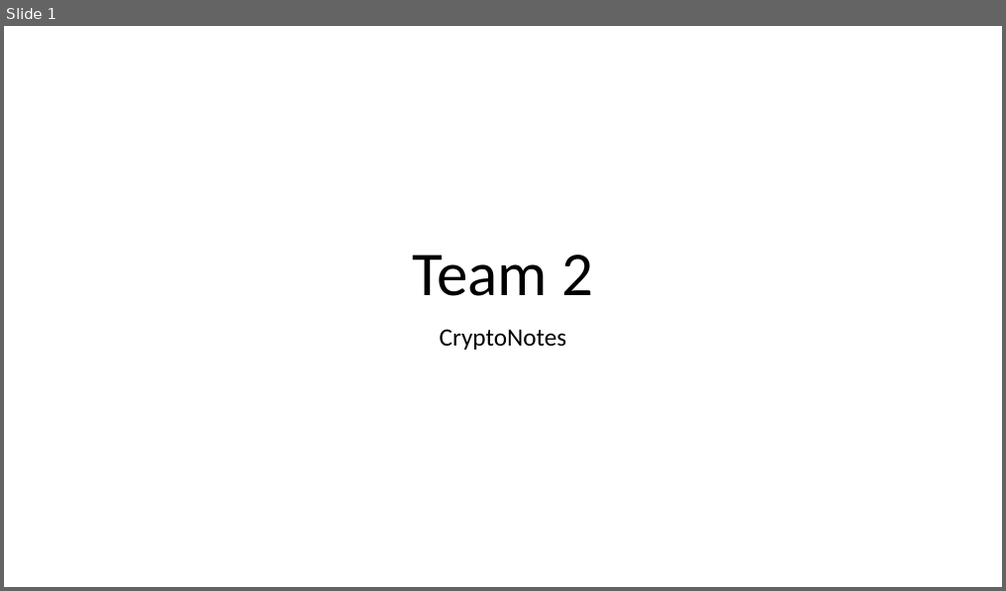
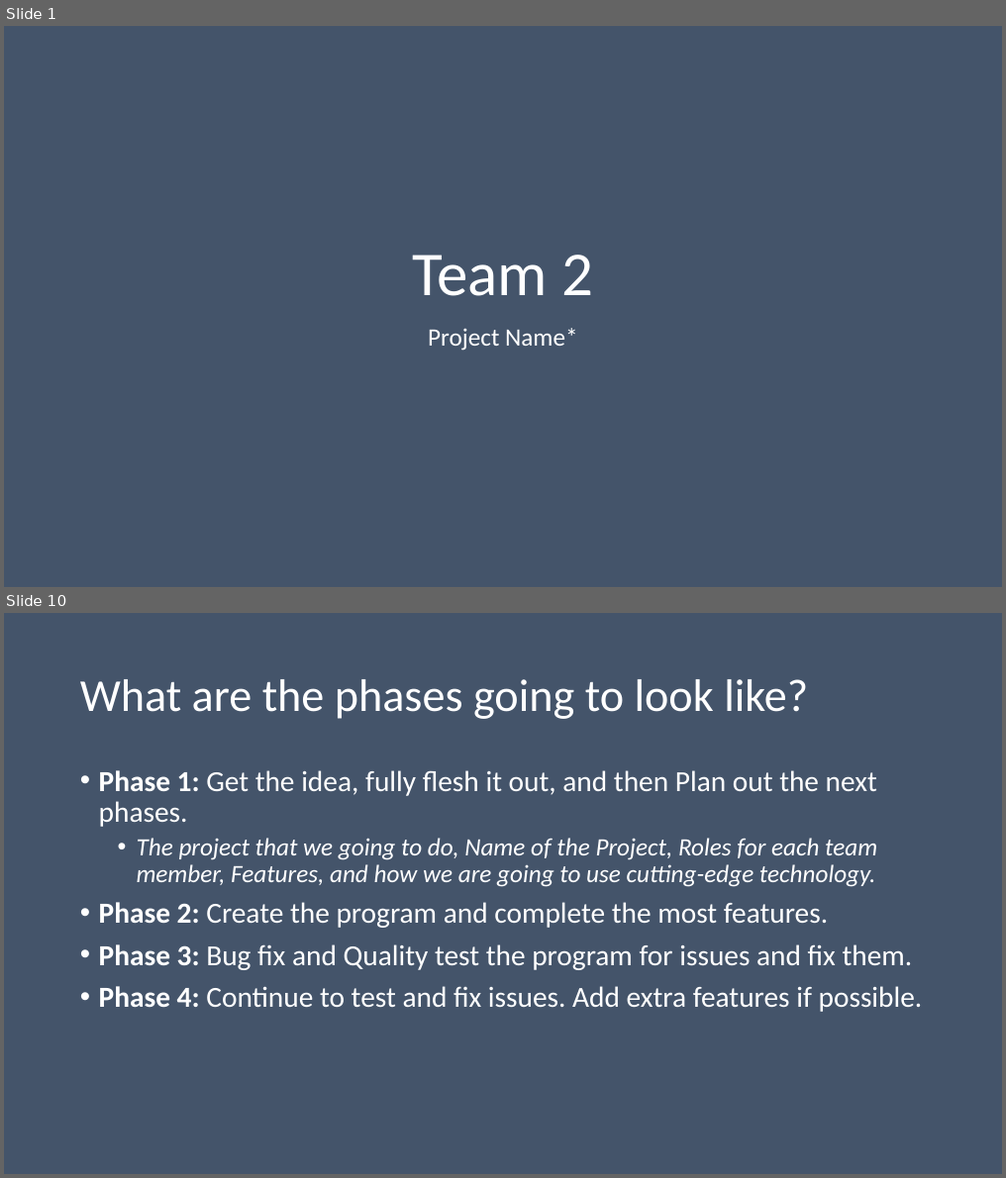
Before and after one commit to Dwaddle26/EncryptNotes, a slide deck: Team_2_Presentation_1.pptx. Shown one above the other, each under a label of ours: slide 1 before the commit, slides 1 and 10 after it; the slides between them are not shown. The pictures are 1006x591 and 1006x1178 pixels, drawn with LibreOffice and Linux fonts; fonts in the diff are those of the drawing. Boxes give left, top, right and bottom in pixels: in the first picture for what was removed or moved away, otherwise in the second. Text is boxed around its words. In the diff, an @@ line names an element or a change of style, - is before the commit and + after.

Commit message:
Updated Progress Presentation
I added some text and titles to the slide. Also, Changed to BG Color.

```diff
--- a/Team_2_Presentation_1.pptx
+++ b/Team_2_Presentation_1.pptx
@@ slide 10 added at (x1=4, y1=613, x2=1002, y2=1174), background #44546A @@
@@ title added at (x1=80, y1=679, x2=808, y2=719), 44 pt, text #FFFFFF @@
+What are the phases going to look like?
@@ text added at (x1=99, y1=770, x2=923, y2=1012), 28 pt, text #FFFFFF @@
+• Phase 1: Get the idea, fully flesh it out, and then Plan out the next phases.
+  • The project that we going to do, Name of the Project, Roles for each team member, Features, and how we are going to use cutting-edge technology.
+• Phase 2: Create the program and complete the most features.
+• Phase 3: Bug fix and Quality test the program for issues and fix them.
+• Phase 4: Continue to test and fix issues. Add extra features if possible.
@@ slide 1 changed as well @@
@@ background #FFFFFF to #44546A @@
@@ title "Team 2" at (x1=412, y1=255, x2=593, y2=296): text colour #000000 to #FFFFFF @@
@@ subtitle at (x1=428, y1=328, x2=578, y2=351): text changed; text colour #000000 to #FFFFFF @@
-CryptoNotes
+Project Name*
```
Also in this commit, not shown: 8 other slides added, 9 slides removed.
